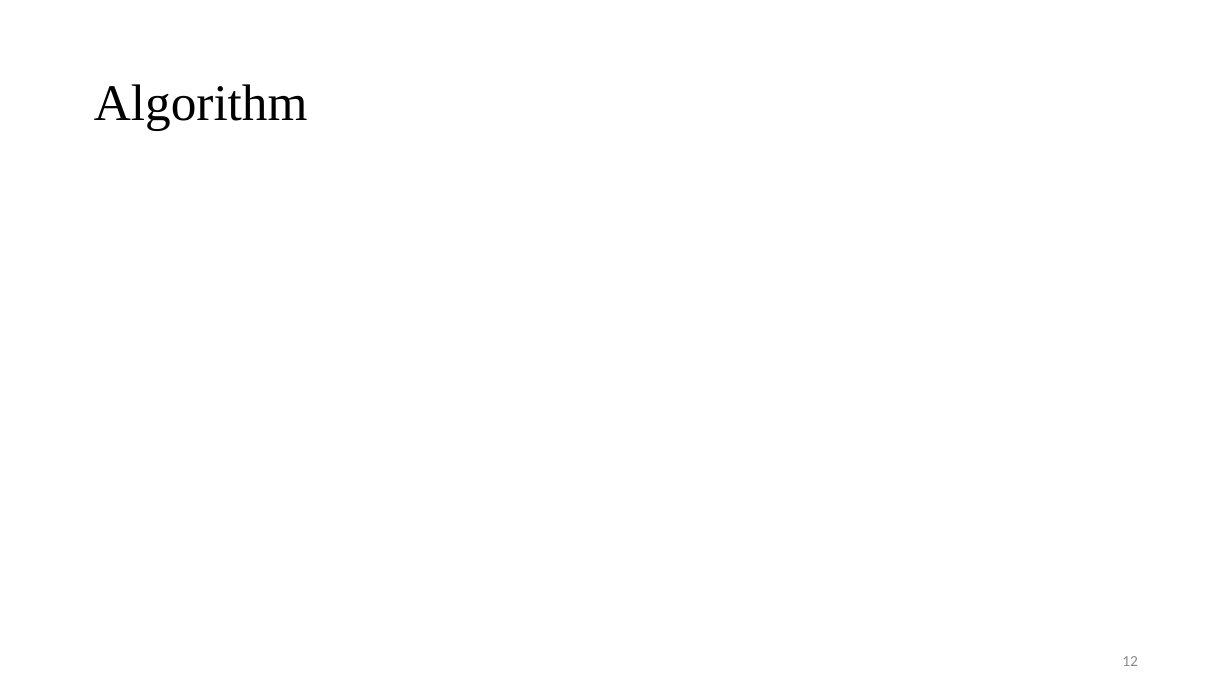
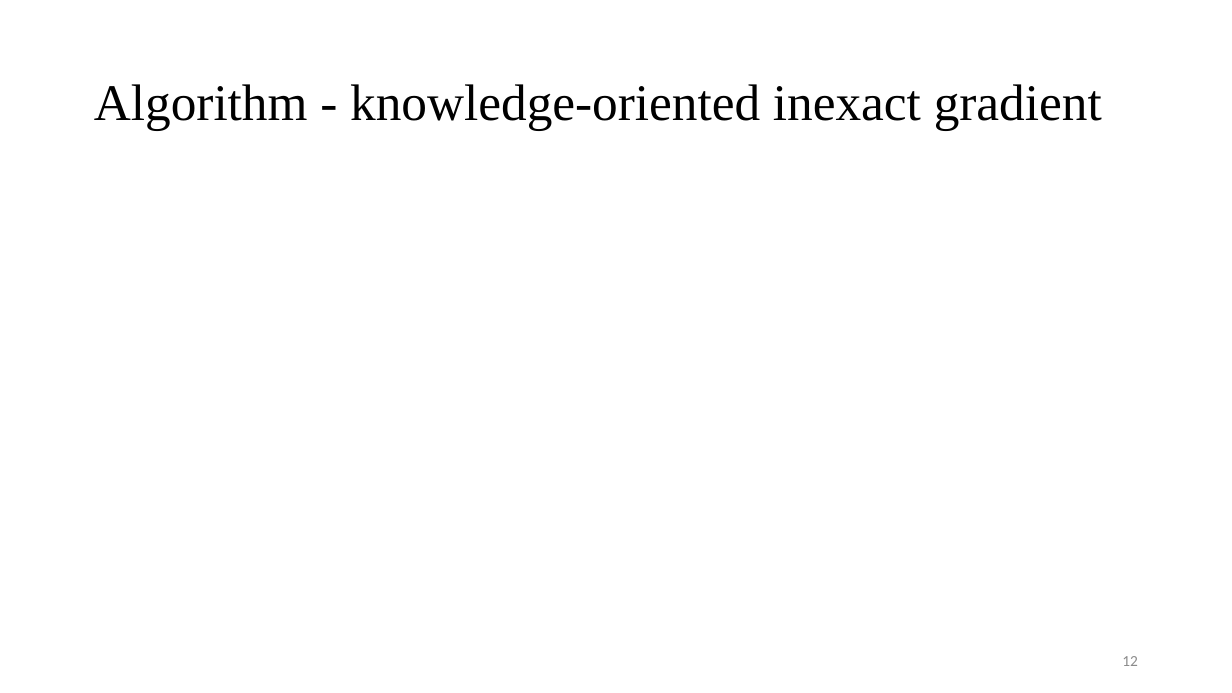
Before and after one commit to Pacific-Feng-Studuies/Studied-Papers, a slide deck: slide 13 of DAC2024/KOSIM/KOSIM A Knowledge-oriented Derivative-free Subspace Method Based on Inexact Model for Inverse Lithography Problems.pptx. Drawn at 1232x693 pixels with LibreOffice and Linux fonts; fonts in the diff are those of the drawing; grey boxes stand for pictures. Boxes give left, top, right and bottom in pixels: in the first picture for what was removed or moved away, otherwise in the second. Text is boxed around its words. In the diff, an @@ line names an element or a change of style, - is before the commit and + after.

```diff
--- a/DAC2024/KOSIM/KOSIM A Knowledge-oriented Derivative-free Subspace Method Based on Inexact Model for Inverse Lithography Problems.pptx
+++ b/DAC2024/KOSIM/KOSIM A Knowledge-oriented Derivative-free Subspace Method Based on Inexact Model for Inverse Lithography Problems.pptx
@@ title at box(94, 84, 1102, 131): text changed @@
-Algorithm
+Algorithm - knowledge-oriented inexact gradient
```
Also in this commit, not shown: 2 other slides changed, 9 slides added, 1 other file.
